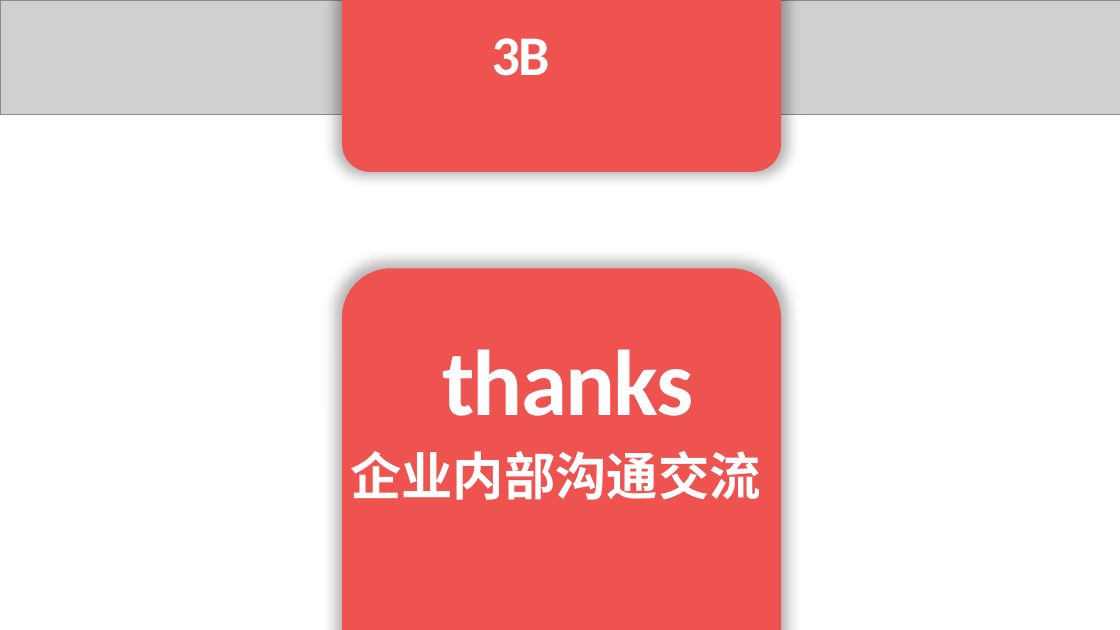
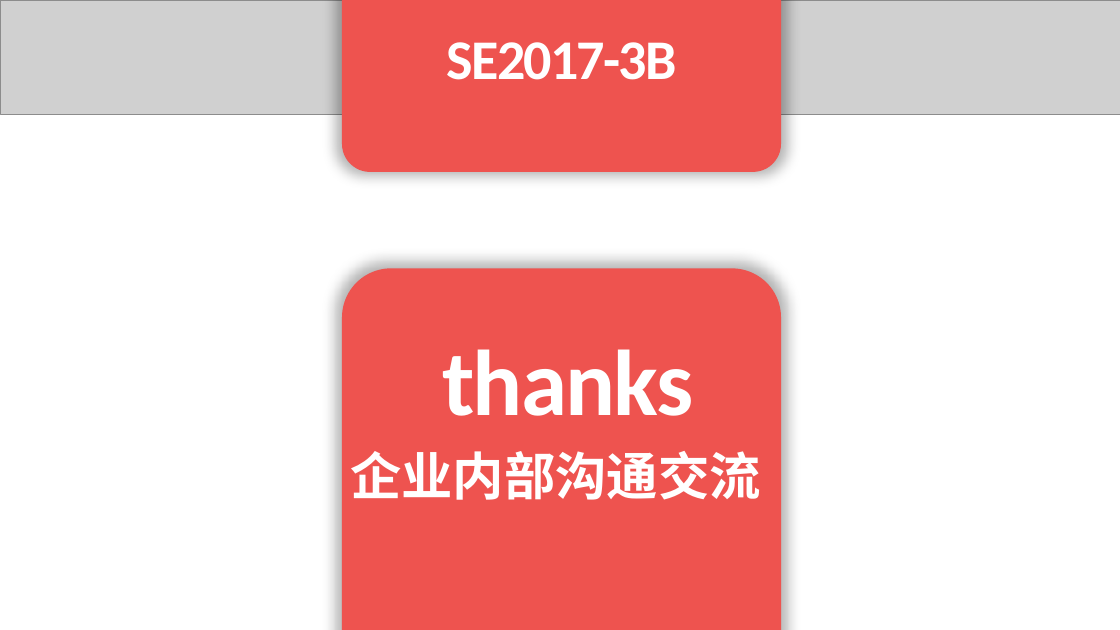
Before and after one commit to EnInternalChat/se2017, a slide deck: slide 27 of doc/3B报告.pptx (slide 28 before the commit). Drawn at 1120x630 pixels with LibreOffice and Linux fonts; fonts in the diff are those of the drawing; grey boxes stand for pictures. Boxes give left, top, right and bottom in pixels: in the first picture for what was removed or moved away, otherwise in the second. Text is boxed around its words. In the diff, an @@ line names an element or a change of style, - is before the commit and + after.

```diff
--- a/doc/3B报告.pptx
+++ b/doc/3B报告.pptx
@@ text at (447, 42, 677, 80): text changed @@
-3B
+SE2017-3B
```
Also in this commit, not shown: 13 other slides changed, 5 slides added, 6 slides removed, 14 other files.
